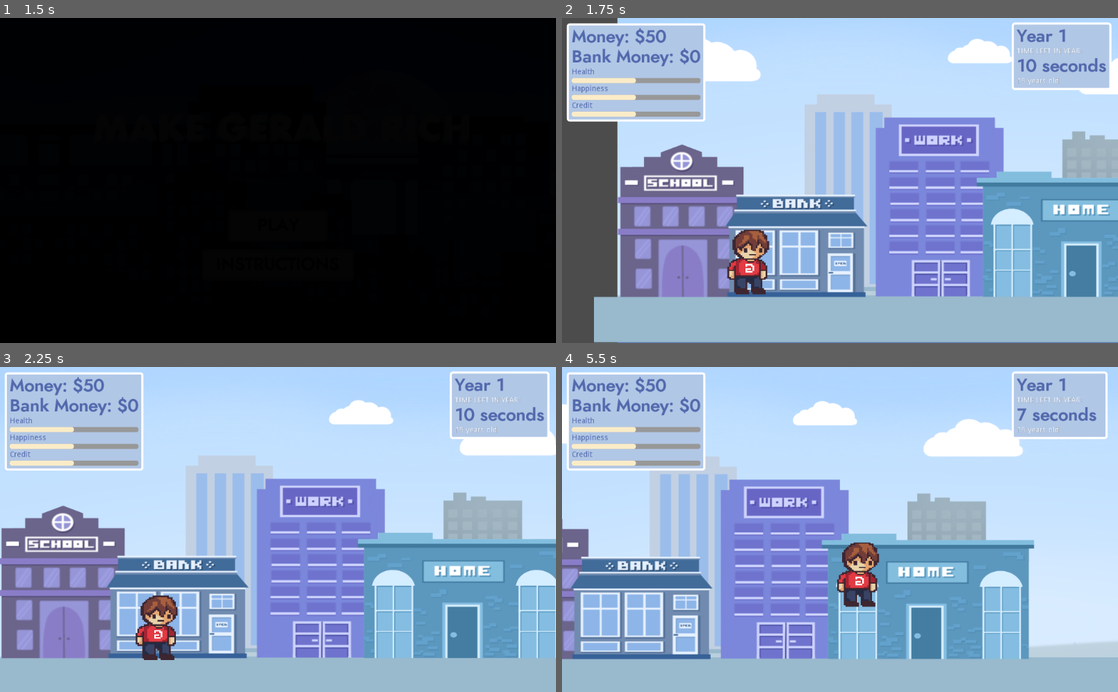
Above: before the commit, frames 1-4 (two rows, left to right).
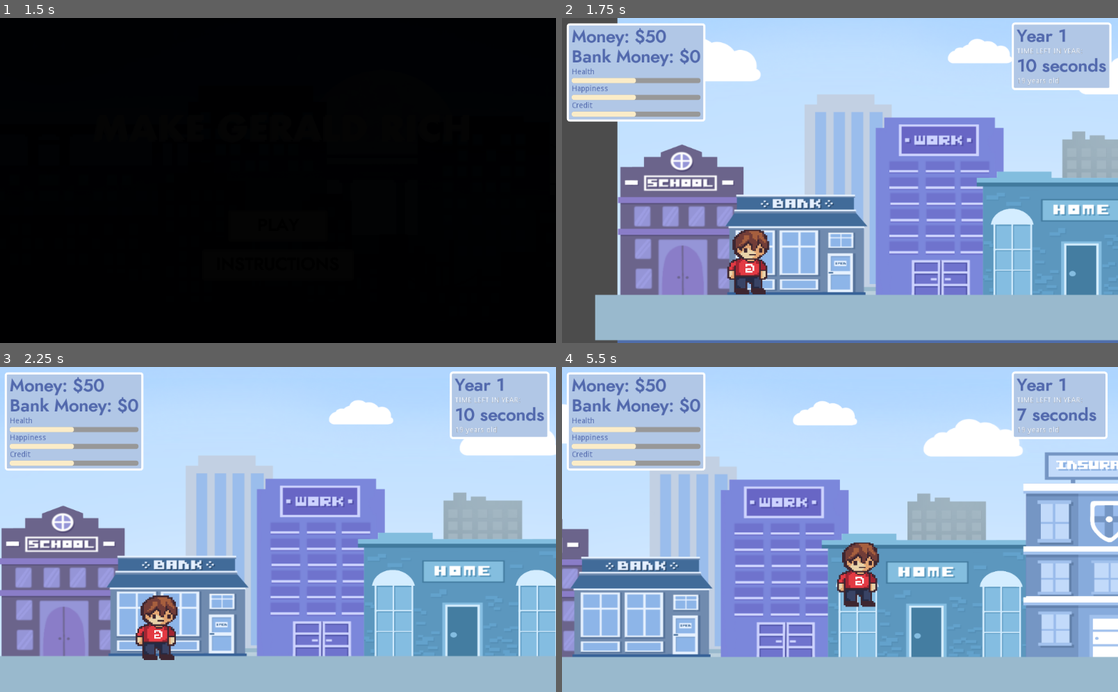
Above: after the commit, the same moments.

Repository: AndrewYeh1/Finance-game
Game: Godot game, scene res://Home/Home.tscn
Same seed, same stepped clock (60 frames per second), same inputs: the game is played once before the commit and once after it.
Inputs (mouse positions are in pixels of both pictures, inside the frame that each line leads up to):
- Up to frame 1 (1.5 s): click "PLAY" at 0.5 s; click "PLAY" at 1.25 s
- Up to frame 2 (1.75 s): no input
- Up to frame 3 (2.25 s): move the mouse to (400, 513) at 2.02 s; hold Right (move_right) from 2.03 s (still down); hold Space from 2.03 s (still down)
- Up to frame 4 (5.5 s): tap Up (jump) at 2.27, 3.02, 4.52, 5.27 s; move the mouse to (728, 545) at 2.77 s; release Space at 2.78 s; tap Space at 2.85, 4.35 s; move the mouse to (895, 458) at 3.52 s; release Right (move_right) at 3.53 s; hold Left (move_left) 3.53-4.28 s; hold Space 3.53-4.28 s; move the mouse to (812, 594) at 4.27 s; hold Right (move_right) from 4.28 s (still down); move the mouse to (1006, 578) at 5.02 s; hold Space from 5.03 s (still down)

Frame 1 is identical in both runs. In frame 2, 1.3% of the frame differs, in the area x 5-100%, y 85-100%; in frame 3, 0.6%; in frame 4, 8.4%, in the area x 0-100%, y 26-90%.

Commit message:
Added insurance, cant figure out hitbox lol

Diff:
--- a/GameManager.gd
+++ b/GameManager.gd
@@ -33,4 +33,11 @@
 # LOANS
 var loanStudent = 20
 var loanMortgage = 0
-var loanPersonal
+var loanPersonal = 0
+var creditScore = 200
+var loanPersonalInterest = 0
+var loanMortgageInterest = 0
+
+#
+var houseRentCost = 5
+var houseMainCost = 5
--- a/Play/Play.tscn
+++ b/Play/Play.tscn
@@ -12,6 +12,7 @@
 [ext_resource path="res://buildings/home.tscn" type="PackedScene" id=10]
 [ext_resource path="res://fade/newyear.tscn" type="PackedScene" id=11]
 [ext_resource path="res://Play/Play.gd" type="Script" id=12]
+[ext_resource path="res://buildings/insurance.tscn" type="PackedScene" id=13]
 
 [sub_resource type="ConvexPolygonShape2D" id=1]
 points = PoolVector2Array( 0, 0, 80, 0, 80, 80, 0, 80 )
@@ -66,8 +67,11 @@
 [node name="bank" parent="." instance=ExtResource( 5 )]
 position = Vector2( 399.037, 801.134 )
 
+[node name="insurance" parent="." instance=ExtResource( 13 )]
+position = Vector2( 1423.23, 800.343 )
+
 [node name="ground" type="Sprite" parent="."]
-position = Vector2( 1042.59, 405.922 )
+position = Vector2( 1044.59, 400.583 )
 scale = Vector2( 1.4308, 1.45605 )
 texture = ExtResource( 3 )
 
--- /dev/null
+++ b/Play/financeUpdates.gd
@@ -0,0 +1,16 @@
+extends Node
+
+
+# Declare member variables here. Examples:
+# var a = 2
+# var b = "text"
+
+
+# Called when the node enters the scene tree for the first time.
+func _ready():
+	pass # Replace with function body.
+
+
+func _update_bills():
+	GameManager.houseRent = GameManager.houseRentCost
+	GameManager.houseMain = GameManager.houseMainCost
--- a/actors/player.gd
+++ b/actors/player.gd
@@ -72,7 +72,7 @@
 func _on_buildingDetector_area_shape_entered(area_id: int, area: Area2D, area_shape: int, self_shape: int) -> void:
 	print(area.get_name())
 
-	if ["Bank", "School", "Jobs", "Home", "BankTeller", "LeftDoor"].has(area.get_name()):
+	if ["Bank", "School", "Jobs", "Home", "BankTeller", "LeftDoor", "Insurance"].has(area.get_name()):
 		location = area.get_name()
 		$enter.show()
 
--- a/building_interior/school/school.tscn
+++ b/building_interior/school/school.tscn
@@ -99,7 +99,7 @@
 margin_right = 233.444
 margin_bottom = 159.129
 
-[node name="Control" parent="CanvasLayer" instance=ExtResource( 5 )]
+[node name="schoolMenu" parent="CanvasLayer" instance=ExtResource( 5 )]
 visible = false
 margin_left = 120.0
 margin_top = 56.0
--- a/buildings/bank.tscn
+++ b/buildings/bank.tscn
@@ -3,7 +3,7 @@
 [ext_resource path="res://data/buildings/bank.png" type="Texture" id=1]
 
 [sub_resource type="RectangleShape2D" id=1]
-extents = Vector2( 33.8823, 64.2079 )
+extents = Vector2( 32.7706, 55.125 )
 
 [node name="bank" type="Node2D"]
 
--- /dev/null
+++ b/buildings/insurance.tscn
@@ -0,0 +1,18 @@
+[gd_scene load_steps=3 format=2]
+
+[ext_resource path="res://data/buildings/insurance.png" type="Texture" id=1]
+
+[sub_resource type="RectangleShape2D" id=1]
+extents = Vector2( 32.7706, 55.125 )
+
+[node name="insurance" type="Node2D"]
+
+[node name="insurance" type="Sprite" parent="."]
+position = Vector2( -384.019, -270.495 )
+texture = ExtResource( 1 )
+
+[node name="Insurance" type="Area2D" parent="."]
+
+[node name="CollisionShape2D" type="CollisionShape2D" parent="Insurance"]
+position = Vector2( -2, -55.125 )
+shape = SubResource( 1 )
--- a/menuScenes/bank/bankMenu.tscn
+++ b/menuScenes/bank/bankMenu.tscn
@@ -178,6 +178,7 @@
 script = ExtResource( 4 )
 
 [node name="studentAid" type="Button" parent="BankContainer/Loan"]
+visible = false
 margin_left = 72.0
 margin_top = 53.0
 margin_right = 936.0
@@ -188,6 +189,7 @@
 }
 
 [node name="mortgage" type="Button" parent="BankContainer/Loan"]
+visible = false
 margin_left = 72.0
 margin_top = 149.0
 margin_right = 936.0
@@ -198,6 +200,7 @@
 }
 
 [node name="personalLoan" type="Button" parent="BankContainer/Loan"]
+visible = false
 margin_left = 72.0
 margin_top = 245.0
 margin_right = 936.0
@@ -208,7 +211,6 @@
 }
 
 [node name="studentAidScreen" type="Control" parent="BankContainer/Loan"]
-visible = false
 margin_top = -3.0
 margin_right = 1000.0
 margin_bottom = 554.0
@@ -307,7 +309,6 @@
 }
 
 [node name="mortgageScreen" type="Control" parent="BankContainer/Loan"]
-visible = false
 margin_right = 1000.0
 margin_bottom = 557.0
 __meta__ = {
--- a/stats/timer.gd
+++ b/stats/timer.gd
@@ -12,7 +12,6 @@
 
 # Called when the node enters the scene tree for the first time.
 func _ready() -> void:
-	print("asdasdad")
 	box.get_node("Year").text = "Year " + str(GameManager.year)
 	box.get_node("Time").text = str(GameManager.second) + " seconds"
 	box.get_node("Age").text = str(GameManager.year + 18) + " years old"
@@ -41,6 +40,7 @@
 	GameManager.second = 10
 	GameManager.year += 1
 
+	# education
 	var degrees = {"Associate's": 0, "Bachelor's": 1, "Master's": 2, "phD": 3}
 	if GameManager.education != "":
 		print("asdads")
Not shown, changed: .mono/metadata/ide_messaging_meta.txt
Not shown: 1 places in Play/Play.tscn that only renumber resources
Binary file added: data/buildings/insurance.png
Not shown, added: data/buildings/insurance.png.import
